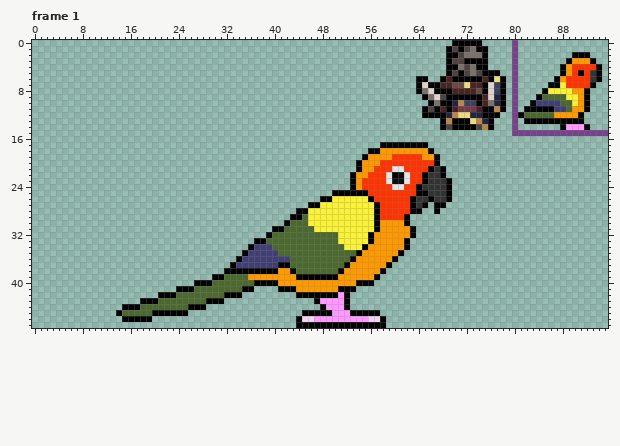
A pixel-art file gets an edit: Citrus/aseprite/citrus_roa_2.aseprite. The picture above is the old version.
96x48 pixels, 153 frames. Shown: frame 1. The commit also changed other frames, which this record leaves out.
The result:
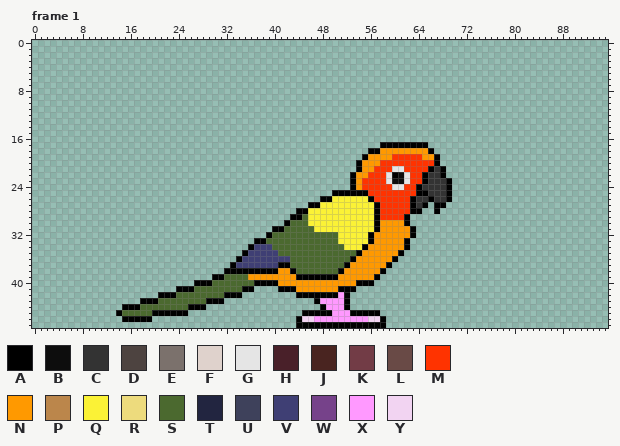
Palette (. is transparent): A #000000  B #0d0d0d  C #333333  D #4d4340  E #7b716c  F #dfd2cc  G #e5e5e5  H #492029  J #492420  K #723c46  L #694a46  M #ff3300  N #ff9900  P #bb864b  Q #fbf236  R #eddb7d  S #4b692f  T #222540  U #3e415b  V #3f3f74  W #76428a  X #ff99ff  Y #f2d4f2
Diff:
layer "hurtbox" now hidden
--- frame 1
@@ x 62..95 @@
- 0 ........AAAAA.....W...............
- 1 .......ADADEAA....W...............
- 2 .......AADEEEA....W.........AAA...
- 3 .......ADDAAAA....W........ANNNA..
- 4 .......AAEDEAA....W.......ANMMMMA.
- 5 .......ADADEDAAA..W.......ANMAMCA.
- 6 ..AA..AJAAAAAJARA.W......ANMMMMCA.
- 7 ..AFAAJJLLRJJAFUA.W.....AAQMMMMA..
- 8 ..AEFAAAJJJJLAFUA.W....AQQQQNNA...
- 9 ...AEFDAAAAAAJFTA.W...ASSSSQQNA...
-10 ....AEAATPUUAJETA.W..AVVVVSSQNA...
-11 ...ADAJAHKKKHAAPA.W.AAAAAVVSNNA...
-12 ...AAAATPRRTTAAA..WASSSSSNNNNA....
-13 ......APAAARPTA...W.AAAAAAAAAA....
-14 ......ADAAAADPA...W.......AXXXA...
-15 ..................WWWWWWWWWWWWWWWW
+ 0 ..................................
+ 1 ..................................
+ 2 ..................................
+ 3 ..................................
+ 4 ..................................
+ 5 ..................................
+ 6 ..................................
+ 7 ..................................
+ 8 ..................................
+ 9 ..................................
+10 ..................................
+11 ..................................
+12 ..................................
+13 ..................................
+14 ..................................
+15 ..................................
 16 ..................................
